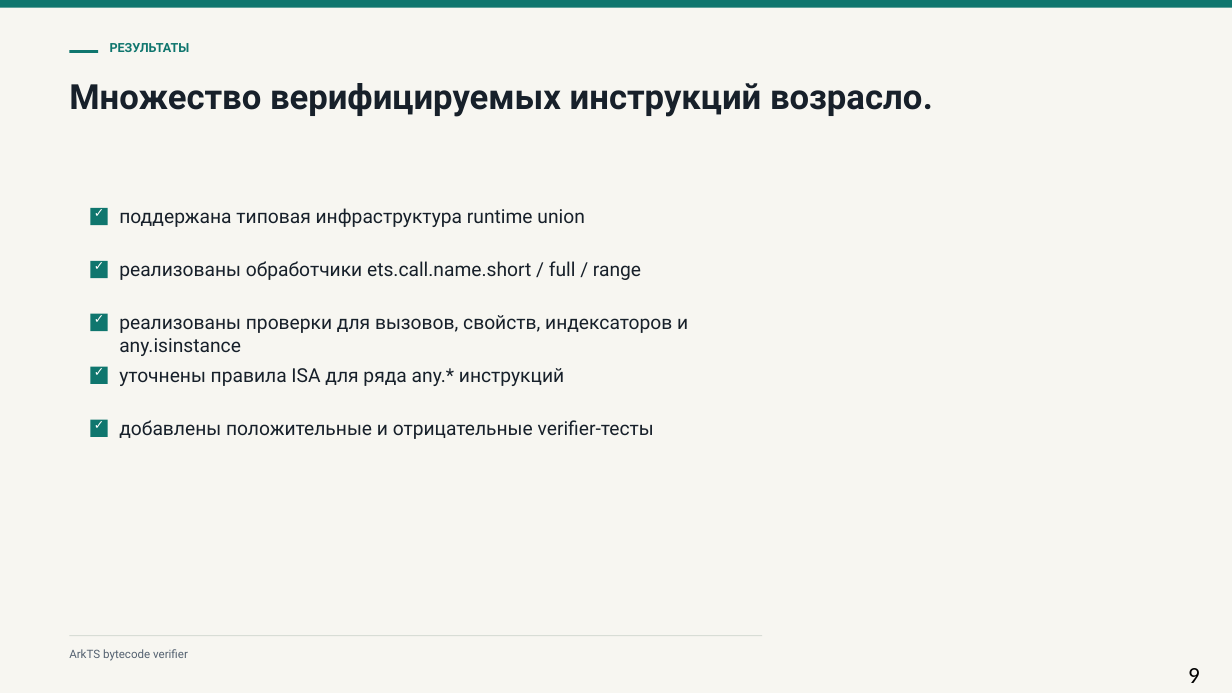
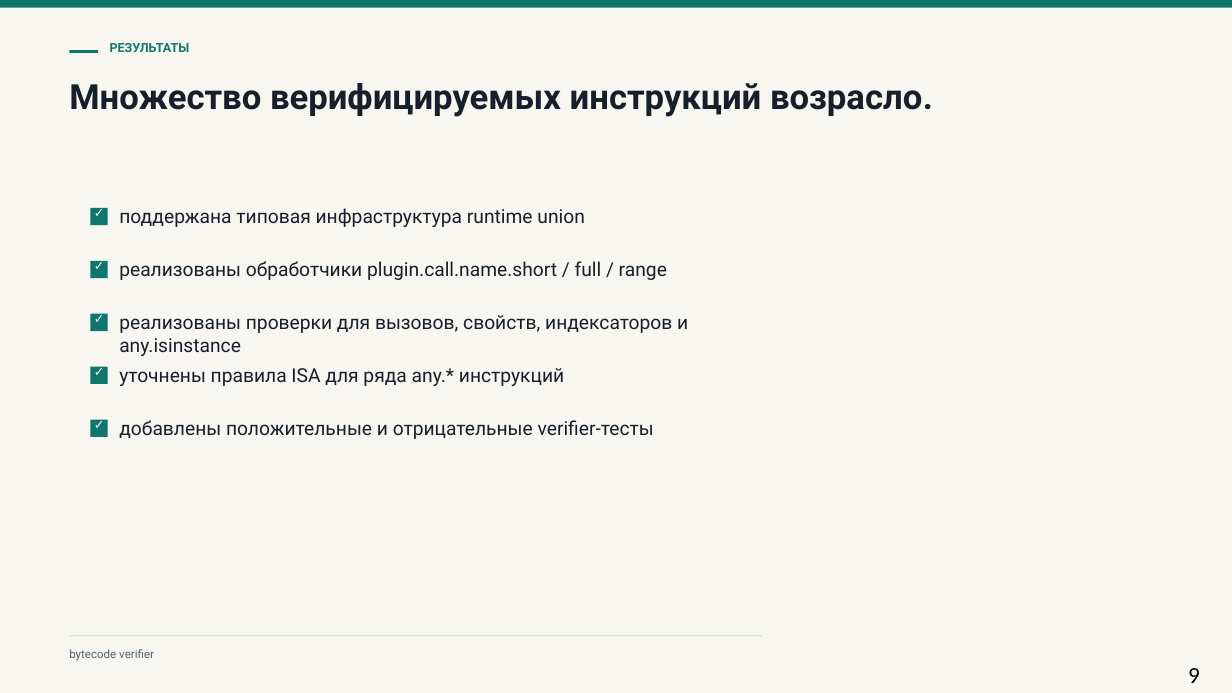
Before and after one commit to MaxGroshev/mipt-diplom, a slide deck: slide 9 of my_new_template/presentaton/arkts_verifier_defense_template.pptx. Drawn at 1232x693 pixels with LibreOffice and Linux fonts; fonts in the diff are those of the drawing. Boxes give left, top, right and bottom in pixels: in the first picture for what was removed or moved away, otherwise in the second. Text is boxed around its words. In the diff, an @@ line names an element or a change of style, - is before the commit and + after.

```diff
--- a/my_new_template/presentaton/arkts_verifier_defense_template.pptx
+++ b/my_new_template/presentaton/arkts_verifier_defense_template.pptx
@@ text at bbox=[119, 261, 667, 280]: text changed @@
-реализованы обработчики ets.call.name.short / full / range
+реализованы обработчики plugin.call.name.short / full / range
@@ text at bbox=[69, 649, 154, 661]: text changed @@
-ArkTS bytecode verifier
+bytecode verifier
```
Also in this commit, not shown: 7 other slides changed, 12 other files.
